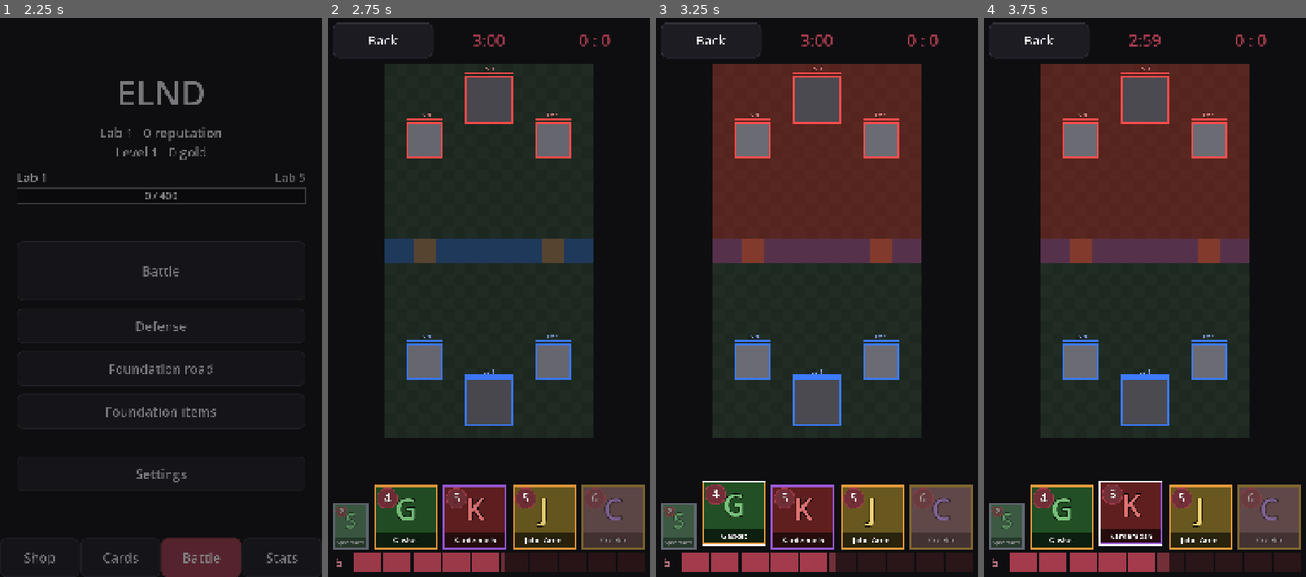
Above: before the commit, frames 1-4 (left to right).
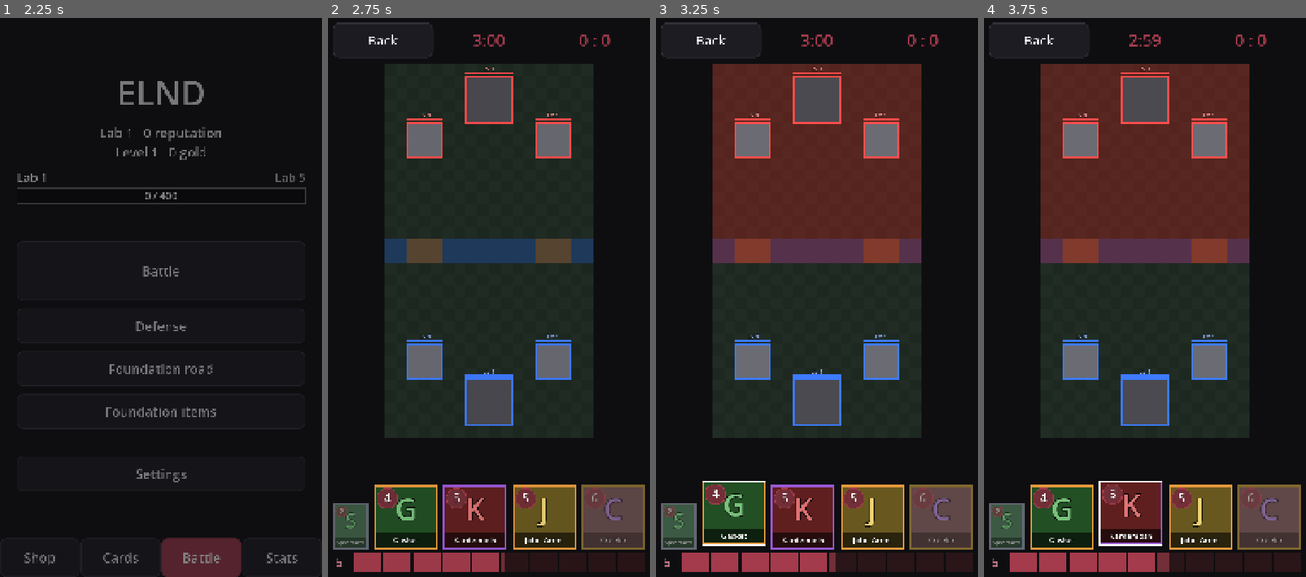
Above: after the commit, the same moments.

Repository: HenryElendheim/ELND
Game: Godot game, scene res://scenes/splash.tscn
Two runs of this game, one before a commit and one after it. Both use one fixed random seed, a clock stepped at 60 frames per second and the inputs below.
Inputs (mouse positions are in pixels of both pictures, inside the frame that each line leads up to):
- Up to frame 1 (2.25 s): tap Enter at 0.5 s; move the mouse to (231, 263) at 0.52 s; click (231, 263) at 0.67 s; drag from (96, 319) to (144, 403) at 1.27 s; click "Battle" at 2 s
- Up to frame 2 (2.75 s): no input
- Up to frame 3 (3.25 s): click (733, 515) at 2.77 s
- Up to frame 4 (3.75 s): click (1132, 515) at 3.52 s

Frame 1 is identical in both runs. In frame 2, 0.4% of the frame differs, in the area x 24-76%, y 39-44%; in frame 3, 0.4%; in frame 4, 0.4%.

Commit message:
Wider bridges, and small groups land on whole tiles
The bridges are 3 tiles wide now instead of 2. Cards with fewer than four
units now land on whole tiles side by side, the tile you picked first,
then the one to its right and then the one to its left, instead of
standing in a little ring off the tiles. Big swarms keep their rings.

Diff:
--- a/data/battle.json
+++ b/data/battle.json
@@ -10,7 +10,7 @@
 			3.5,
 			14.5
 		],
-		"bridge_width": 2
+		"bridge_width": 3
 	},
 	"deploy_time": 1.0,
 	"deck": {
--- a/scripts/battle/battle_sim.gd
+++ b/scripts/battle/battle_sim.gd
@@ -236,10 +236,15 @@
 	return made
 
 
-## Where one member of a swarm stands around the spot. The first ring holds up to eight, and the rest go in a wider ring.
+## Where one member of a group stands around the spot. Small groups of up to three stand on whole tiles side by side:
+## the spot itself, then the tile to its right, then the tile to its left. Bigger swarms stand in a ring around the spot,
+## where the first ring holds up to eight and the rest go in a wider ring.
+const SMALL_GROUP := [Vector2(0, 0), Vector2(1, 0), Vector2(-1, 0)]
+
+
 func _swarm_offset(i: int, count: int) -> Vector2:
-	if count <= 1:
-		return Vector2.ZERO
+	if count < 4:
+		return SMALL_GROUP[i] if i < SMALL_GROUP.size() else Vector2.ZERO
 	var spread := float(_battle.swarm_spread_tiles)
 	var inner := mini(count, 8)
 	if i < inner:
--- a/tests/smoke.gd
+++ b/tests/smoke.gd
@@ -415,6 +415,14 @@
 	Data.reset_override("cards", ["cards", "editor", "abilities"])
 	var described := Rule.describe(Rule.STARTER)
 	broken += _expect(poisoned.hp < poisoned.max_hp and described.begins_with("Every 3 s"), "a custom power did nothing or described itself wrong: %s" % described)
+
+	# A small group of three lands on whole tiles, side by side.
+	Data.set_override("cards", ["cards", "hobb", "count"], 3)
+	sim = _quiet_sim()
+	var trio := sim.spawn("hobb", player, Vector2(9.5, 22.5))
+	Data.reset_override("cards", ["cards", "hobb", "count"])
+	var on_tiles := trio.size() == 3 and trio.all(func(u: Unit) -> bool: return u.pos == BattleSim.snap(u.pos))
+	broken += _expect(on_tiles, "a small group did not land on whole tiles")
 
 	# A troop placed right behind its own side tower walks around it instead of getting stuck.
 	sim = _quiet_sim()
Not shown, changed: docs/project-notes.md
